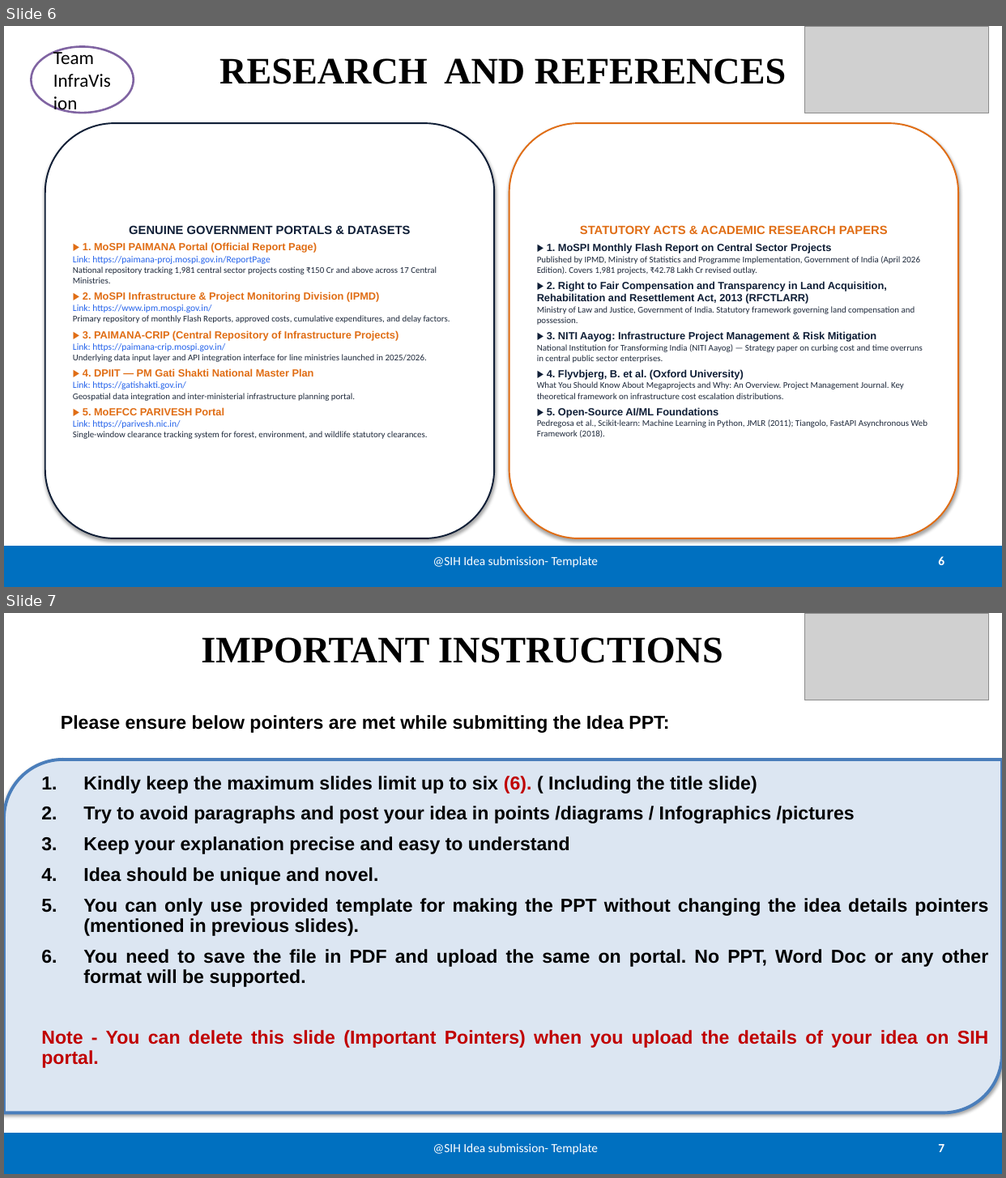
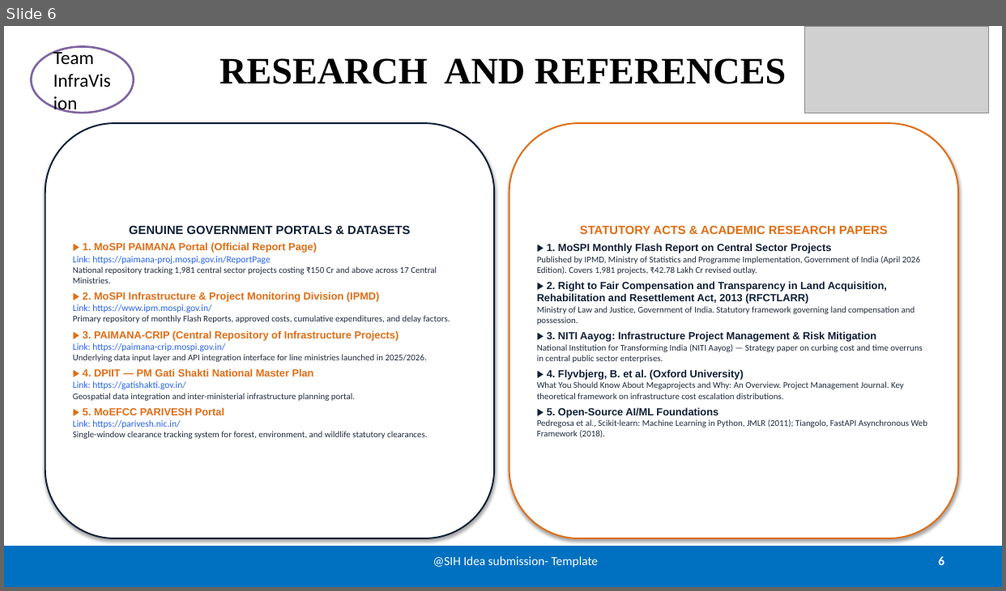
Before and after one commit to Saba2704/Paimana-AI, a slide deck: sih_submission/SIH_Presentation_Slide.pptx. Shown one above the other, each under a label of ours: slides 6 and 7 before the commit, slide 6 after it. The pictures are 1006x1178 and 1006x591 pixels, drawn with LibreOffice and Linux fonts; fonts in the diff are those of the drawing; grey boxes stand for pictures. Boxes give left, top, right and bottom in pixels: in the first picture for what was removed or moved away, otherwise in the second. Text is boxed around its words. In the diff, an @@ line names an element or a change of style, - is before the commit and + after.

```diff
--- a/sih_submission/SIH_Presentation_Slide.pptx
+++ b/sih_submission/SIH_Presentation_Slide.pptx
@@ slide 7 removed at [4,613,1002,1174], background #FFFFFF @@
@@ picture removed at [805,613,989,700] @@
@@ text removed at [201,637,723,663] @@
-IMPORTANT INSTRUCTIONS
@@ text removed at [61,715,669,733] @@
-Please ensure below pointers are met while submitting the Idea PPT:
@@ round diag rect removed at [4,760,1002,1113] @@
@@ text removed at [41,776,989,1068] @@
-1. Kindly keep the maximum slides limit up to six (6). ( Including the title slide)
-2. Try to avoid paragraphs and post your idea in points /diagrams / Infographics /pictures
-3. Keep your explanation precise and easy to understand
-4. Idea should be unique and novel.
-5. You can only use provided template for making the PPT without changing the idea details pointers (mentioned in previous slides).
-6. You need to save the file in PDF and upload the same on portal. No PPT, Word Doc or any other format will be supported.
-Note - You can delete this slide (Important Pointers) when you upload the details of your idea on SIH portal.
@@ rectangle removed at [4,1133,1002,1174] @@
@@ text removed at [433,1144,599,1155] @@
-@SIH Idea submission- Template
@@ page number removed at [938,1144,944,1152] @@
-7
```
Also in this commit, not shown: 2 slides changed.
